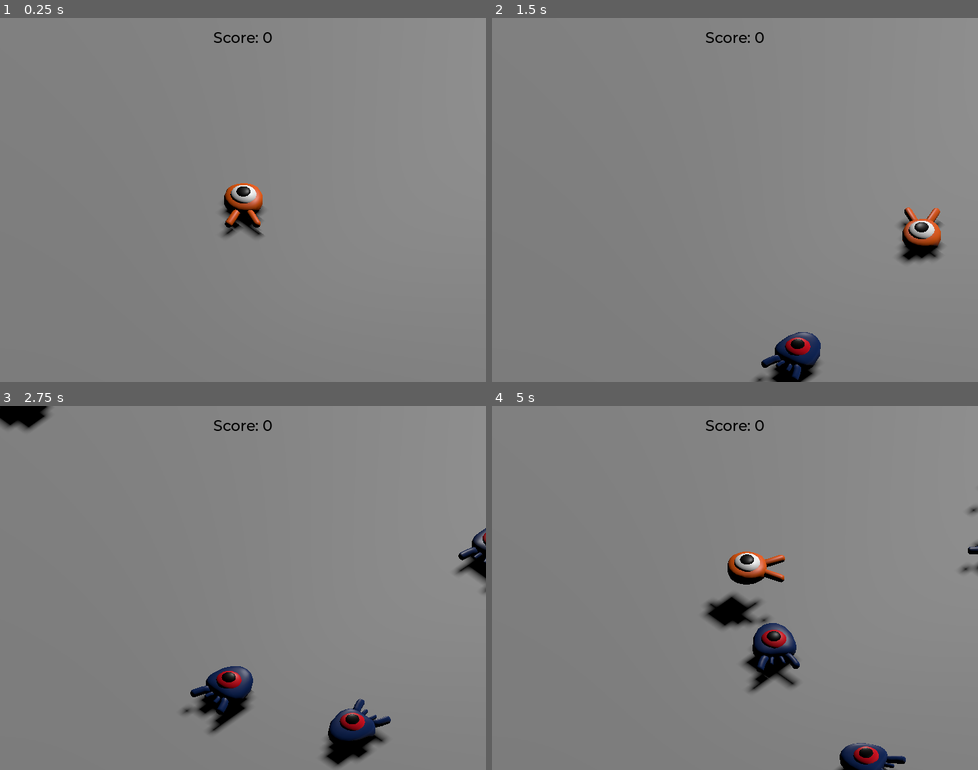
Above: before the commit, frames 1-4 (two rows, left to right).
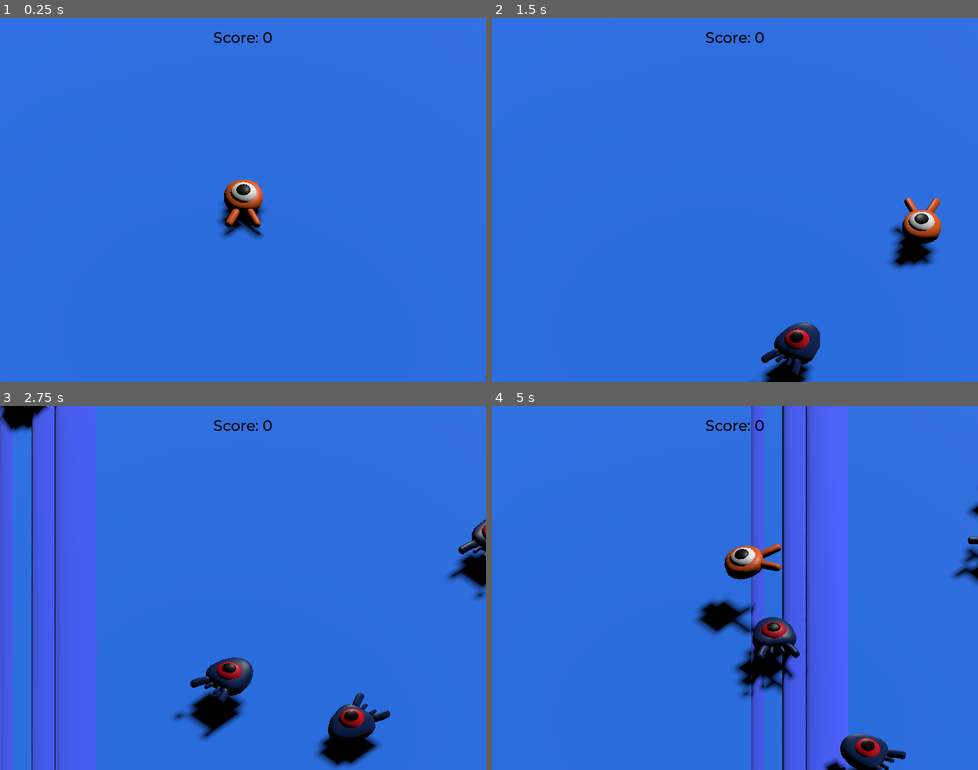
Above: after the commit, the same moments.

Repository: spacemanstan/SquashTheCreeps3D
Game: Godot game, scene res://main.tscn
Two runs of this game, one before a commit and one after it. Both use one fixed random seed, a clock stepped at 60 frames per second and the inputs below.
Inputs:
- Up to frame 1 (0.25 s): no input
- Up to frame 2 (1.5 s): tap Enter at 0.5 s; hold D (move_right) 0.53-1.28 s; tap Space (move_jump) at 0.77 s; hold S (move_backward) from 1.28 s (still down)
- Up to frame 3 (2.75 s): tap Space (move_jump) at 1.52 s; release S (move_backward) at 2.03 s; hold D (move_right) from 2.03 s (still down)
- Up to frame 4 (5 s): release D (move_right) at 2.78 s; hold W (move_forward) 2.78-3.53 s; tap Space (move_jump) at 3.02, 3.77, 4.52 s; hold A (move_left) from 3.53 s (still down)

The runs differ from the first frame. In frame 1, 99% of the frame differs, in the area x 0-100%, y 0-100%; in frame 2, 99%; in frame 3, 98%; in frame 4, 99%.

Commit message:
Complete
Animation added and wave added too

Diff:
--- a/Player.gd
+++ b/Player.gd
@@ -39,6 +39,9 @@
 	if direction != Vector3.ZERO:
 		direction = direction.normalized()
 		$Pivot.look_at(position + direction, Vector3.UP)
+		$AnimationPlayer.speed_scale = 4
+	else:
+		$AnimationPlayer.speed_scale = 1
 
 	# Ground velocity
 	target_velocity.x = direction.x * speed
@@ -86,6 +89,9 @@
 
 	move_and_slide()
 
+	# This makes the character follow a nice arc when jumping
+	$Pivot.rotation.x = PI / 6 * velocity.y / jump_impulse
+
 # re-enable jump on delay timer
 func _on_jump_delay_timeout():
 	can_jump = true
--- a/main.gd
+++ b/main.gd
@@ -24,7 +24,10 @@
 	mob_spawn_location.progress_ratio = randf()
 
 	# get player pos
-	var player_position = $Player.position if $Player != null else Vector3.ZERO
+	var player_position = Vector3.ZERO
+
+	if $Player != null:
+		player_position = $Player.position
 
 	# initialize mob
 	mob.initialize(mob_spawn_location.position, player_position)
--- a/main.tscn
+++ b/main.tscn
@@ -1,16 +1,29 @@
-[gd_scene load_steps=12 format=3 uid="uid://bx0q4vl57br7j"]
+[gd_scene load_steps=16 format=3 uid="uid://bx0q4vl57br7j"]
 
 [ext_resource type="Script" path="res://main.gd" id="1_7jrin"]
 [ext_resource type="PackedScene" uid="uid://u02b4fwov0gt" path="res://player.tscn" id="1_w0xaj"]
 [ext_resource type="PackedScene" uid="uid://da5n5vp1x5d4n" path="res://mob.tscn" id="2_1jdky"]
+[ext_resource type="Script" path="res://wavetest.gd" id="3_4jvys"]
 [ext_resource type="FontFile" uid="uid://dwfdyns612wkb" path="res://fonts/Montserrat-Medium.ttf" id="4_xkipr"]
 [ext_resource type="Script" path="res://ScoreLabel.gd" id="5_tawua"]
 
 [sub_resource type="BoxShape3D" id="BoxShape3D_pkja4"]
 size = Vector3(60, 2, 60)
 
+[sub_resource type="StandardMaterial3D" id="StandardMaterial3D_81d5h"]
+vertex_color_use_as_albedo = true
+albedo_color = Color(0.160784, 0.482353, 1, 1)
+
 [sub_resource type="BoxMesh" id="BoxMesh_4ssgw"]
+material = SubResource("StandardMaterial3D_81d5h")
 size = Vector3(60, 2, 60)
+
+[sub_resource type="StandardMaterial3D" id="StandardMaterial3D_phehg"]
+vertex_color_use_as_albedo = true
+albedo_color = Color(0.270588, 0.368627, 1, 1)
+
+[sub_resource type="CylinderMesh" id="CylinderMesh_j7x6e"]
+material = SubResource("StandardMaterial3D_phehg")
 
 [sub_resource type="StandardMaterial3D" id="StandardMaterial3D_qwtj8"]
 albedo_color = Color(1, 0.505882, 0.14902, 1)
@@ -43,6 +56,21 @@
 
 [node name="MeshInstance3D" type="MeshInstance3D" parent="Ground"]
 mesh = SubResource("BoxMesh_4ssgw")
+
+[node name="wavetest" type="MeshInstance3D" parent="Ground"]
+transform = Transform3D(2.59808, -1.46405e-07, 0.5, -1.5, -5.46392e-07, 0.866025, 1.75686e-08, -25, -2.18557e-08, -15, 1, 0)
+mesh = SubResource("CylinderMesh_j7x6e")
+script = ExtResource("3_4jvys")
+
+[node name="wavetest2" type="MeshInstance3D" parent="Ground/wavetest"]
+transform = Transform3D(1, 7.10543e-14, -7.45058e-08, 4.44089e-16, 1, -7.21645e-16, 5.96046e-07, 5.68434e-14, 1, -0.296412, 5.43368e-10, -0.859807)
+mesh = SubResource("CylinderMesh_j7x6e")
+skeleton = NodePath("../..")
+
+[node name="wavetest3" type="MeshInstance3D" parent="Ground/wavetest"]
+transform = Transform3D(1, 1.1724e-13, -7.45058e-08, 8.32667e-16, 1, -7.21645e-16, 5.96046e-07, 1.7053e-13, 1, -0.703826, 1.37871e-09, -2.14282)
+mesh = SubResource("CylinderMesh_j7x6e")
+skeleton = NodePath("../..")
 
 [node name="DirectionalLight3D" type="DirectionalLight3D" parent="."]
 transform = Transform3D(0.707107, 0.5, 0.5, 0, -0.707107, 0.707107, 0.707107, -0.5, -0.5, 0, 7, 0)
--- a/mob.gd
+++ b/mob.gd
@@ -37,5 +37,7 @@
 	# in order to move in the direction the mob is looking.
 	velocity = velocity.rotated(Vector3.UP, rotation.y)
 
+	$Animation.speed_scale = random_speed / min_speed
+
 func _on_visible_on_screen_notifier_3d_screen_exited():
 	queue_free() # destroy instance
--- a/mob.tscn
+++ b/mob.tscn
@@ -1,10 +1,44 @@
-[gd_scene load_steps=4 format=3 uid="uid://da5n5vp1x5d4n"]
+[gd_scene load_steps=6 format=3 uid="uid://da5n5vp1x5d4n"]
 
 [ext_resource type="PackedScene" uid="uid://dii6o3baqg8wj" path="res://art/mob.glb" id="1_0v5dd"]
 [ext_resource type="Script" path="res://mob.gd" id="1_bxvvt"]
 
 [sub_resource type="BoxShape3D" id="BoxShape3D_awd6x"]
 size = Vector3(1.76687, 1.42307, 2.3371)
+
+[sub_resource type="Animation" id="Animation_fpxbh"]
+resource_name = "float"
+length = 1.2
+loop_mode = 1
+tracks/0/type = "value"
+tracks/0/imported = false
+tracks/0/enabled = true
+tracks/0/path = NodePath("Pivot/Character:position")
+tracks/0/interp = 1
+tracks/0/loop_wrap = true
+tracks/0/keys = {
+"times": PackedFloat32Array(0.2, 0.7, 1.2),
+"transitions": PackedFloat32Array(0.307786, 2.14355, 1),
+"update": 0,
+"values": [Vector3(0, 0, 0), Vector3(0, 0.65, 0), Vector3(0, 0.35, 0)]
+}
+tracks/1/type = "value"
+tracks/1/imported = false
+tracks/1/enabled = true
+tracks/1/path = NodePath("Pivot/Character:rotation")
+tracks/1/interp = 1
+tracks/1/loop_wrap = true
+tracks/1/keys = {
+"times": PackedFloat32Array(0.1, 0.5, 1.2),
+"transitions": PackedFloat32Array(0.307786, 0.450625, 1),
+"update": 0,
+"values": [Vector3(0, 0, 0), Vector3(0.139626, 0, 0), Vector3(-0.15708, 0, 0)]
+}
+
+[sub_resource type="AnimationLibrary" id="AnimationLibrary_6k41w"]
+_data = {
+"float": SubResource("Animation_fpxbh")
+}
 
 [node name="Mob" type="CharacterBody3D" groups=["mob"]]
 transform = Transform3D(1, 0, 0, 0, 1, 0, 0, 0, 1, 0, -0.275756, 0)
@@ -15,6 +49,7 @@
 [node name="Pivot" type="Node3D" parent="."]
 
 [node name="Character" parent="Pivot" instance=ExtResource("1_0v5dd")]
+transform = Transform3D(1, 0, 0, 0, 0.987688, 0.156434, 0, -0.156434, 0.987688, 0, 0.35, 0)
 
 [node name="CollisionShape3D" type="CollisionShape3D" parent="."]
 transform = Transform3D(1, 0, 0, 0, 1, 0, 0, 0, 1, 0.0245417, 0.291908, 0.0837731)
@@ -24,4 +59,10 @@
 transform = Transform3D(1, 0, 0, 0, 1, 0, 0, 0, 1, 0, 0.238149, 0.184215)
 aabb = AABB(-1.19547, -1.08099, -1.92767, 2.39094, 2.16199, 3.85534)
 
+[node name="Animation" type="AnimationPlayer" parent="."]
+autoplay = "float"
+libraries = {
+"": SubResource("AnimationLibrary_6k41w")
+}
+
 [connection signal="screen_exited" from="VisibleOnScreenNotifier3D" to="." method="_on_visible_on_screen_notifier_3d_screen_exited"]
--- a/player.tscn
+++ b/player.tscn
@@ -9,6 +9,68 @@
 [sub_resource type="CylinderShape3D" id="CylinderShape3D_mt044"]
 height = 0.55
 radius = 1.29707
+
+[sub_resource type="Animation" id="Animation_yetej"]
+resource_name = "float"
+length = 1.2
+loop_mode = 1
+tracks/0/type = "value"
+tracks/0/imported = false
+tracks/0/enabled = true
+tracks/0/path = NodePath("Pivot/Character:position")
+tracks/0/interp = 1
+tracks/0/loop_wrap = true
+tracks/0/keys = {
+"times": PackedFloat32Array(0.2, 0.7, 1.2),
+"transitions": PackedFloat32Array(0.307786, 2.14355, 1),
+"update": 0,
+"values": [Vector3(0, 0, 0), Vector3(0, 0.65, 0), Vector3(0, 0.35, 0)]
+}
+tracks/1/type = "value"
+tracks/1/imported = false
+tracks/1/enabled = true
+tracks/1/path = NodePath("Pivot/Character:rotation")
+tracks/1/interp = 1
+tracks/1/loop_wrap = true
+tracks/1/keys = {
+"times": PackedFloat32Array(0.1, 0.5, 1.2),
+"transitions": PackedFloat32Array(0.307786, 0.450625, 1),
+"update": 0,
+"values": [Vector3(0, 0, 0), Vector3(0.139626, 0, 0), Vector3(-0.15708, 0, 0)]
+}
+
+[sub_resource type="Animation" id="Animation_piqsf"]
+length = 0.001
+tracks/0/type = "value"
+tracks/0/imported = false
+tracks/0/enabled = true
+tracks/0/path = NodePath("Pivot/Character:position")
+tracks/0/interp = 1
+tracks/0/loop_wrap = true
+tracks/0/keys = {
+"times": PackedFloat32Array(0),
+"transitions": PackedFloat32Array(1),
+"update": 0,
+"values": [Vector3(0, 0, 0)]
+}
+tracks/1/type = "value"
+tracks/1/imported = false
+tracks/1/enabled = true
+tracks/1/path = NodePath("Pivot/Character:rotation")
+tracks/1/interp = 1
+tracks/1/loop_wrap = true
+tracks/1/keys = {
+"times": PackedFloat32Array(0),
+"transitions": PackedFloat32Array(1),
+"update": 0,
+"values": [Vector3(0, 0, 0)]
+}
+
+[sub_resource type="AnimationLibrary" id="AnimationLibrary_2x2ja"]
+_data = {
+"RESET": SubResource("Animation_piqsf"),
+"float": SubResource("Animation_yetej")
+}
 
 [node name="Player" type="CharacterBody3D"]
 collision_mask = 6
@@ -35,5 +97,11 @@
 transform = Transform3D(1, 0, 0, 0, 1, 0, 0, 0, 1, 0, 0.500471, 0)
 shape = SubResource("CylinderShape3D_mt044")
 
+[node name="AnimationPlayer" type="AnimationPlayer" parent="."]
+autoplay = "float"
+libraries = {
+"": SubResource("AnimationLibrary_2x2ja")
+}
+
 [connection signal="timeout" from="JumpDelay" to="." method="_on_jump_delay_timeout"]
 [connection signal="body_entered" from="MobDetector" to="." method="_on_mob_detector_body_entered"]
--- /dev/null
+++ b/wavetest.gd
@@ -0,0 +1,16 @@
+extends MeshInstance3D
+
+
+# Called when the node enters the scene tree for the first time.
+func _ready():
+	position = Vector3(-25, 1, 0)
+	pass # Replace with function body.
+
+
+# Called every frame. 'delta' is the elapsed time since the previous frame.
+func _process(delta):
+	if position.x < 50 :
+		position.x += 0.1
+	else :
+		position.x = -15
+	pass
Not shown: 1 places in player.tscn that only renumber resources
